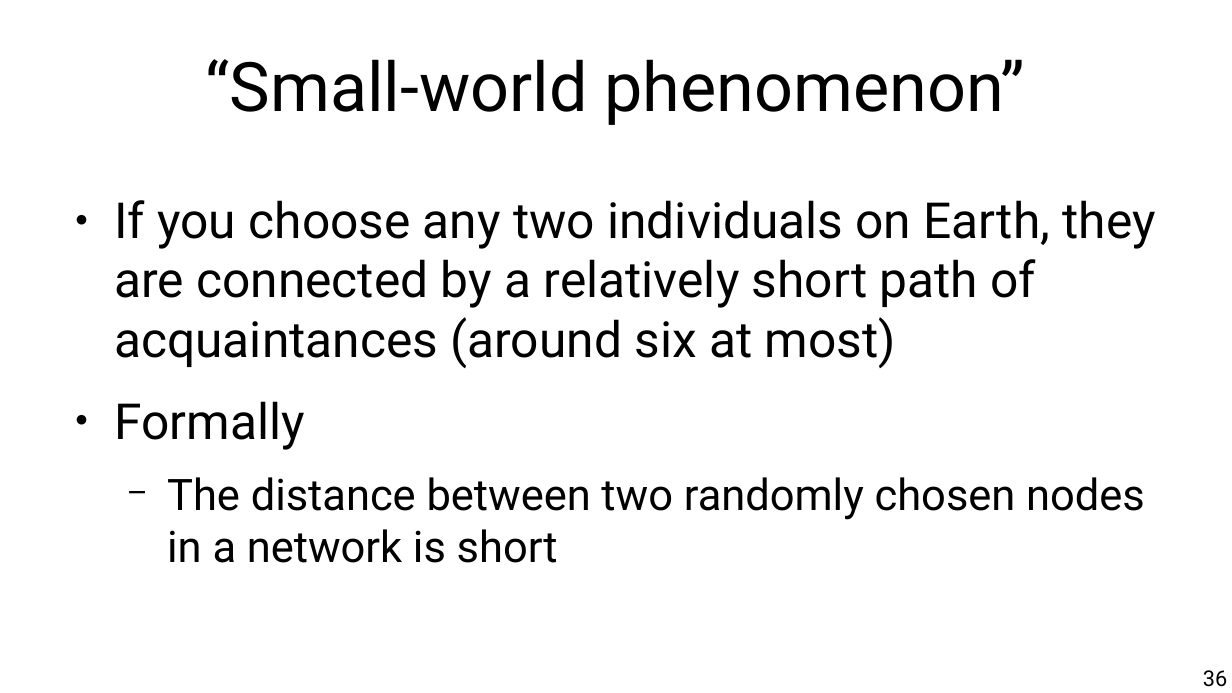
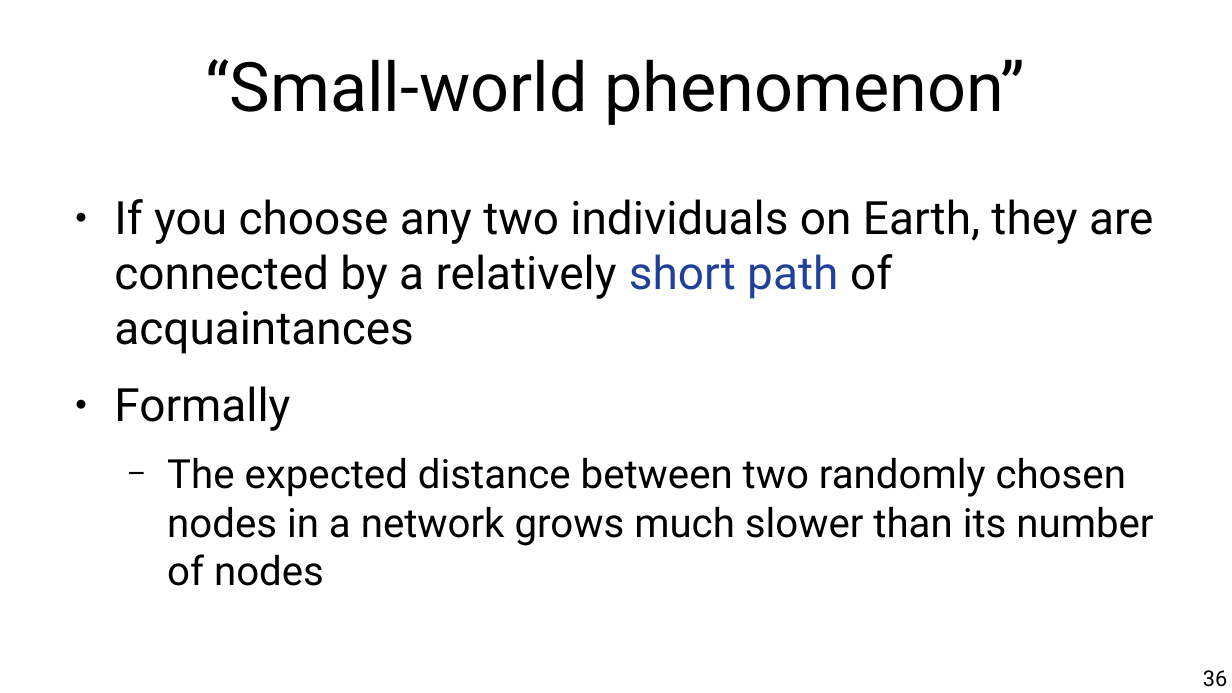
Before and after one commit to chatox/networks-science-course, a slide deck: slide 36 of theory/tt03_random_networks.odp. Drawn at 1232x693 pixels with LibreOffice and Linux fonts; fonts in the diff are those of the drawing. Boxes give left, top, right and bottom in pixels: in the first picture for what was removed or moved away, otherwise in the second. Text is boxed around its words. In the diff, an @@ line names an element or a change of style, - is before the commit and + after.

```diff
--- a/theory/tt03_random_networks.odp
+++ b/theory/tt03_random_networks.odp
@@ text at bbox=[114, 199, 1153, 354]: text changed; size 32 to 29.6 pt @@
-● If you choose any two individuals on Earth, they are connected by a relatively short path of acquaintances (around six at most)
+● If you choose any two individuals on Earth, they are connected by a relatively short path of acquaintances
@@ text at bbox=[114, 386, 290, 431]: size 32 to 29.6 pt in "Formally" @@
@@ text at bbox=[167, 457, 1153, 586]: text changed; size 28 to 25.9 pt @@
-  − The distance between two randomly chosen nodes in a network is short
+  − The expected distance between two randomly chosen nodes in a network grows much slower than its number of nodes
```
Also in this commit, not shown: 11 other slides changed, 2 slides added, 1 other file.
